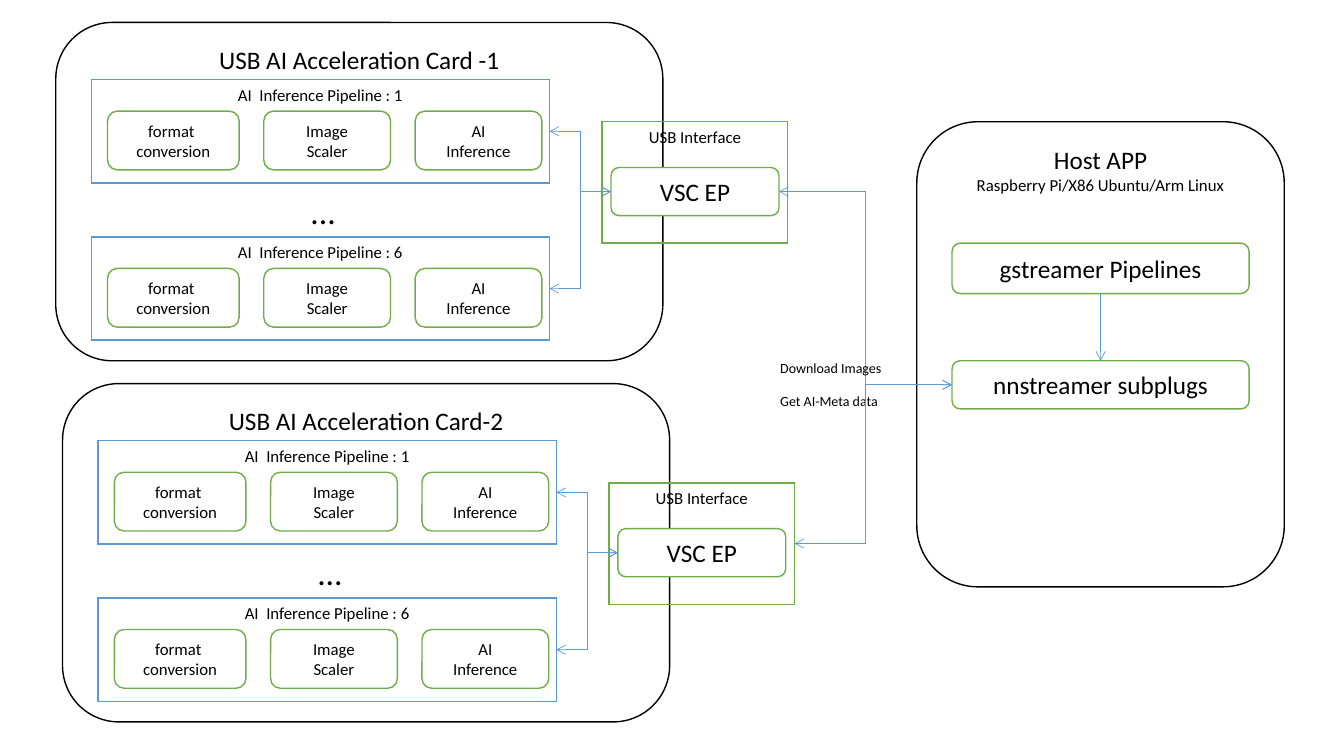
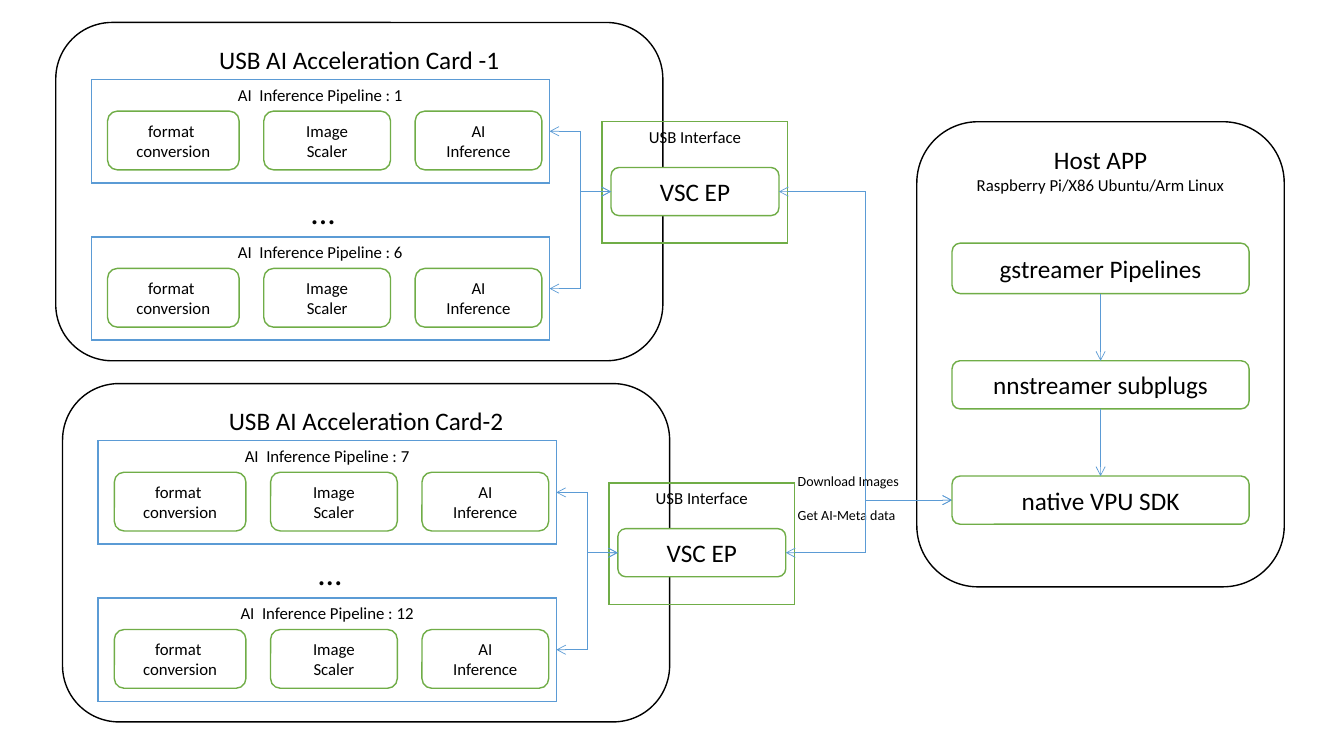
Before and after one commit to EyecloudAi/opennccframe, a slide deck: slide 4 of docs/mainres/frame.pptx. Drawn at 1344x756 pixels with LibreOffice and Linux fonts; fonts in the diff are those of the drawing. Boxes give left, top, right and bottom in pixels: in the first picture for what was removed or moved away, otherwise in the second. Text is boxed around its words. In the diff, an @@ line names an element or a change of style, - is before the commit and + after.

```diff
--- a/docs/mainres/frame.pptx
+++ b/docs/mainres/frame.pptx
@@ elbow double arrow moved from (779, 192) - (953, 385) to (779, 192) - (953, 500) @@
@@ arrow added from (1101, 409) to (1101, 476), #5B9BD5 0.5 pt @@
@@ text in rectangle at (x1=245, y1=450, x2=409, y2=465): text changed @@
-AI Inference Pipeline : 1
+AI Inference Pipeline : 7
@@ text "Download Images" moved from (x1=780, y1=361, x2=881, y2=411) to (x1=798, y1=474, x2=899, y2=524) @@
@@ rounded rectangle added at (x1=953, y1=476, x2=1250, y2=524), fill #FFFFFF, outline #70AD47 1 pt, 18 pt, text #000000 @@
+native VPU SDK
@@ elbow double arrow moved from (795, 543) - (953, 385) to (786, 553) - (953, 500) @@
@@ text in rectangle at (x1=241, y1=607, x2=414, y2=622): text changed @@
-AI Inference Pipeline : 6
+AI Inference Pipeline : 12
```
Also in this commit, not shown: 3 other slides changed, 6 other files.
